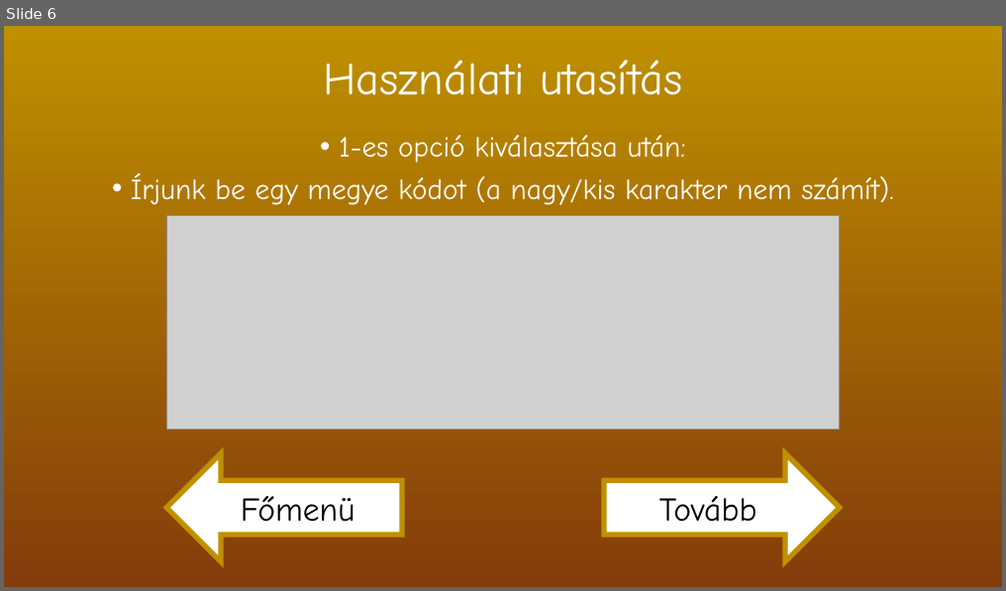
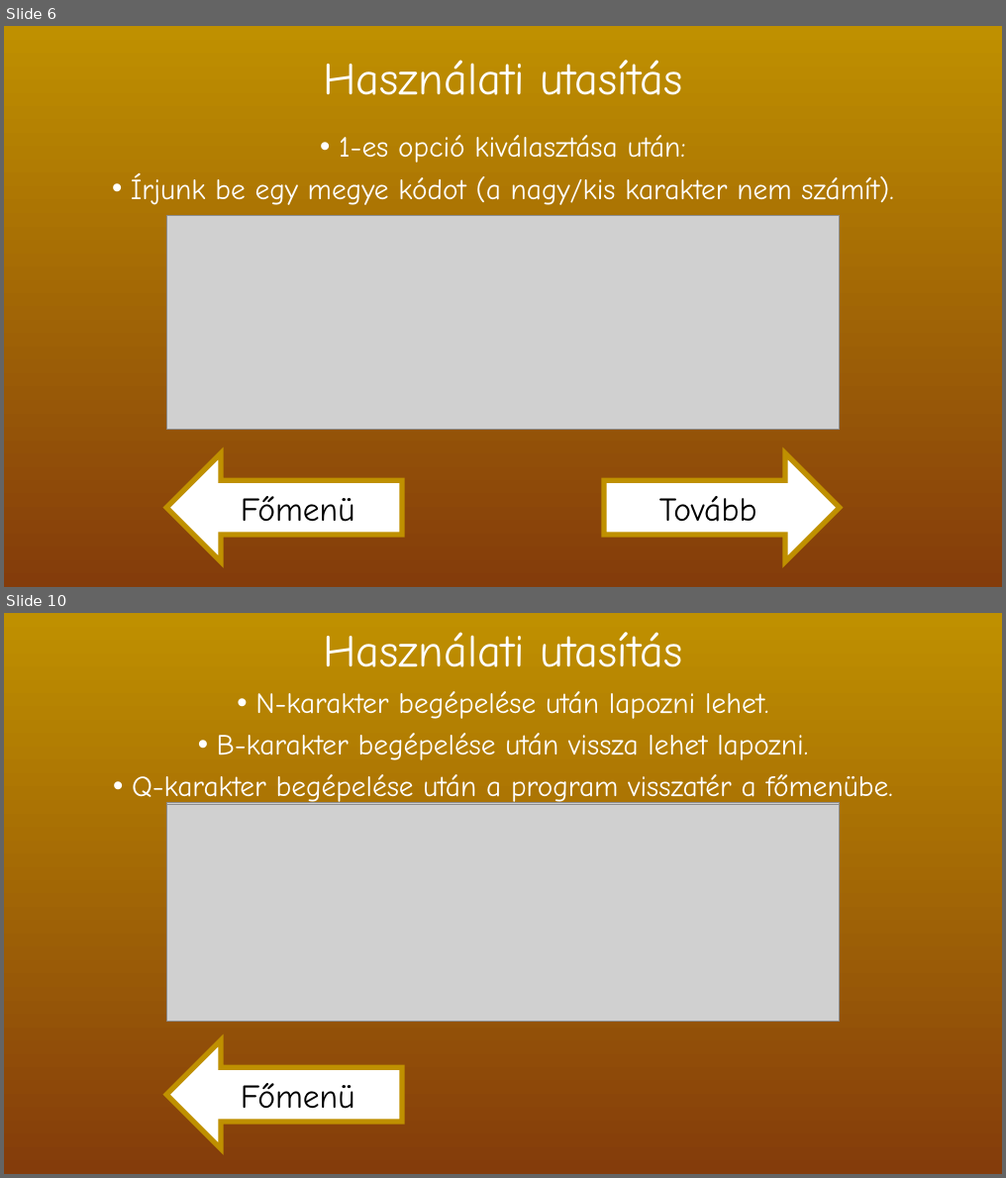
Before and after one commit to boying1819/N-psz-ml-l-s_projekjte, a slide deck: Népességszámlálás 2025.pptx. Shown one above the other, each under a label of ours: slide 6 before the commit, slides 6 and 10 after it; the slides between them are not shown. The pictures are 1006x591 and 1006x1178 pixels, drawn with LibreOffice and Linux fonts; fonts in the diff are those of the drawing; grey boxes stand for pictures. Boxes give left, top, right and bottom in pixels: in the first picture for what was removed or moved away, otherwise in the second. Text is boxed around its words. In the diff, an @@ line names an element or a change of style, - is before the commit and + after.

```diff
--- a/Népességszámlálás 2025.pptx
+++ b/Népességszámlálás 2025.pptx
@@ slide 10 added at (x1=4, y1=613, x2=1002, y2=1174), background gradient #BF9000 to #843C0B @@
@@ title added at (x1=323, y1=632, x2=682, y2=667), 44 pt, text #FFFFFF @@
+Használati utasítás
@@ text added at (x1=132, y1=691, x2=893, y2=806), 28 pt, text #FFFFFF @@
+• N-karakter begépelése után lapozni lehet.
+• B-karakter begépelése után vissza lehet lapozni.
+• Q-karakter begépelése után a program visszatér a főmenübe.
@@ picture added at (x1=166, y1=802, x2=840, y2=1017) @@
@@ picture added at (x1=166, y1=805, x2=840, y2=1019) @@
@@ picture added at (x1=166, y1=802, x2=840, y2=1019) @@
@@ picture added at (x1=166, y1=805, x2=840, y2=1021) @@
@@ left arrow added at (x1=166, y1=1041, x2=402, y2=1149), fill #FFFFFF, outline #843C0B 5 pt, 32 pt, text #000000 @@
+Főmenü
```
Also in this commit, not shown: 2 slides changed, 2 other slides added.
